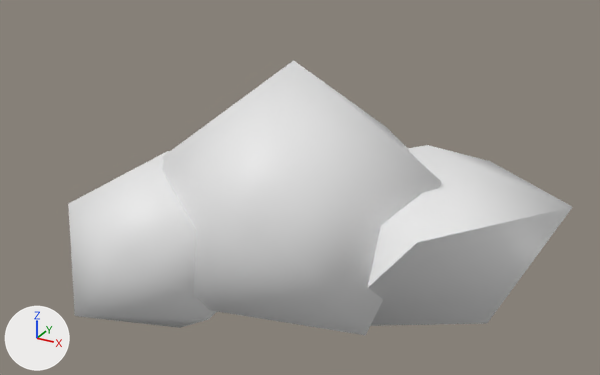
A saved change to the glTF model models/variants/bush_round_v1.glb.
Camera for both pictures: a camera (50 mm lens) standing at (1.095, -1.955, 1.4) and looking at (0.004, 0.029, 0.407). Lighting does not change. The marker at lower left points along +X, +Y and +Z. The picture after the commit comes second. Vertices at exactly the same position are counted once.

The first picture shows 'Bush'.
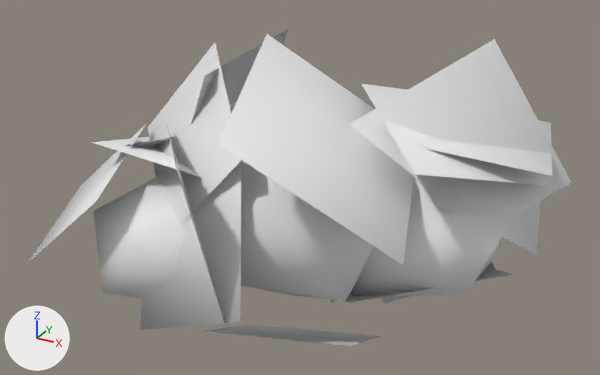
The change, as a diff of the scene's bpy script:
```diff
--- a/models/variants/bush_round_v1.glb.py
+++ b/models/variants/bush_round_v1.glb.py
@@ me_blob0 @@
 # used by ob_bush; location = (0.0, 0.0, 0.0)
-me_blob0.from_pydata(...)  # 36 vertices, 60 faces; spans x -0.685..0.764, y -0.525..0.512, z -0.05..0.8
+me_blob0.from_pydata(...)  # 104 vertices, 94 faces; spans x -0.705..0.735, y -0.539..0.581, z -0.147..0.869
+# me_blob0 part 1: the loose piece of 12 vertices spanning x -0.395..0.447, y -0.457..0.483, z -0.05..0.8 is scaled about its middle by 0.75, then moved by (-0.007, -0.003, -0.006)
+# me_blob0 part 2: the loose piece of 12 vertices spanning x -0.685..0.039, y -0.525..0.167, z -0.047..0.544 is rebuilt with 12 vertices and now spans x -0.491..-0.052, y -0.452..0.074, z 0.104..0.484
+# me_blob0 part 3: the loose piece of 12 vertices spanning x -0.04..0.764, y -0.237..0.512, z 0.002..0.565 is rebuilt with 12 vertices and now spans x 0.065..0.605, y -0.126..0.42, z 0.116..0.561
+# me_blob0 part 4
+# 68 vertices are added at x -0.705..0.735, y -0.539..0.581, z -0.147..0.869
+# 34 new faces join them
```

Pixel boxes (x1, y1, x2, y2) of what changed, in the pictures (600 x 375 px; the box of a moved part takes in the faces that stretch with it):
'Bush', reshaped (8% wider, 15% taller): before (68, 60, 572, 335); after (29, 29, 572, 346)
part 1 of me_blob0, moved or reshaped: before (162, 60, 441, 335); after (241, 160, 373, 300)
part 2 of me_blob0, rebuilt: before (68, 151, 216, 328); after (93, 174, 184, 299)
part 3 of me_blob0, rebuilt: before (368, 145, 572, 326); after (351, 187, 511, 297)
part 4 of me_blob0, added: after (29, 29, 572, 346)
